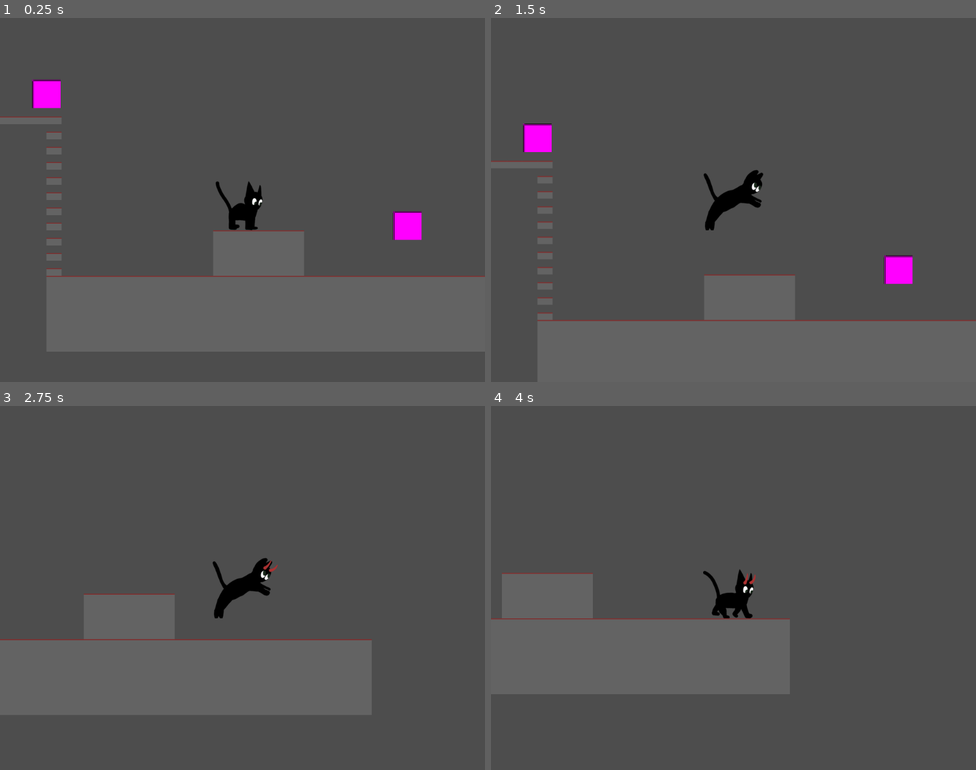
Above: before the commit, frames 1-4 (two rows, left to right).
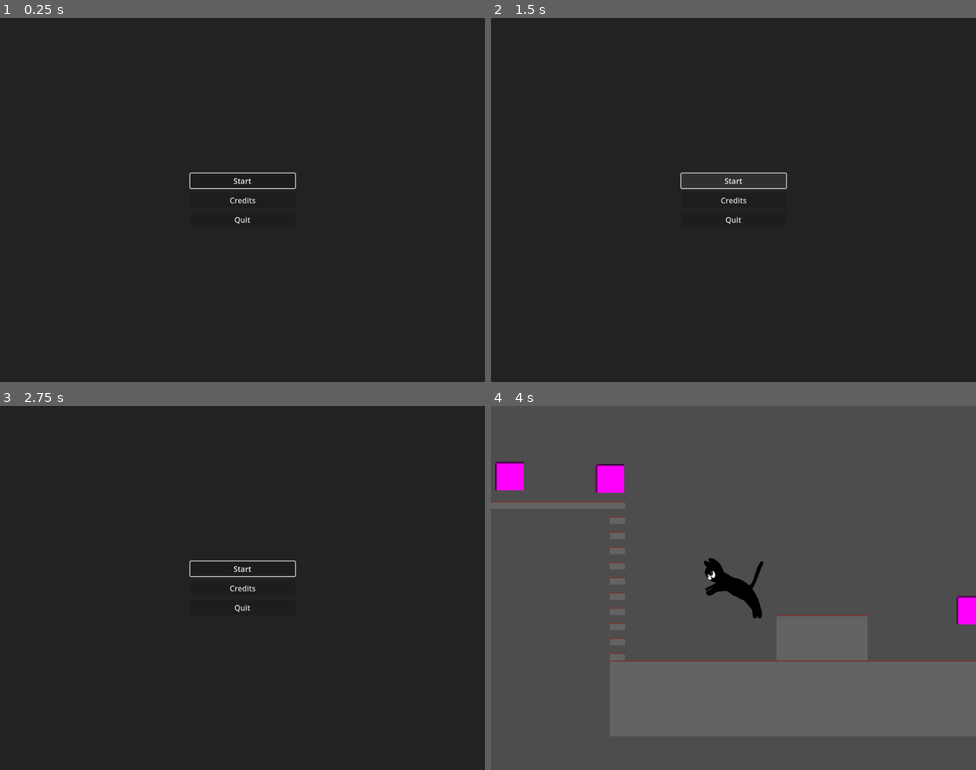
Above: after the commit, the same moments.

Repository: robchrischmidt/team-scarecrow-fear-me-gamejam
Game: Godot game, scene res://Scenes/Menus/main_menu.tscn
The game is run twice, just before and just after one commit, with the same random seed, the same clock (stepped at 60 frames per second) and the same inputs. Before the commit the project starts from res://Scenes/L1.tscn. Sound files missing from this copy of the repository are replaced by a short silence.
Inputs (mouse positions are in pixels of both pictures, inside the frame that each line leads up to):
- Up to frame 1 (0.25 s): no input
- Up to frame 2 (1.5 s): click (733, 181) at 0.5 s, where only the run after the commit has a clickable "Start"; click (733, 181) at 1.25 s, where only the run after the commit has a clickable "Start"
- Up to frame 3 (2.75 s): move the mouse to (349, 569) at 2.02 s; hold D (MoveRight) from 2.03 s (still down); tap J (Dash) at 2.1 s; click (349, 569) at 2.27 s
- Up to frame 4 (4 s): move the mouse to (636, 606) at 2.77 s; tap J (Dash) at 2.85, 3.6 s; click (636, 606) at 3.02 s; move the mouse to (782, 507) at 3.52 s; release D (MoveRight) at 3.53 s; hold A (MoveLeft) from 3.53 s (still down)

The runs differ from the first frame. In frame 1, 100% of the frame differs, in the area x 0-100%, y 0-100%; in frame 2, 100%; in frame 3, 100%; in frame 4, 3.2%.

Commit message:
MUSIC (Partly)

Diff:
--- /dev/null
+++ b/Scenes/L1.gd
@@ -0,0 +1 @@
+extends Node2D
--- a/Scenes/L1.tscn
+++ b/Scenes/L1.tscn
@@ -1,10 +1,12 @@
-[gd_scene load_steps=8 format=4 uid="uid://djxgahdmlk5yk"]
+[gd_scene load_steps=10 format=4 uid="uid://djxgahdmlk5yk"]
 
+[ext_resource type="Script" uid="uid://bmj4yr0ksda7h" path="res://Scenes/L1.gd" id="1_2osvy"]
 [ext_resource type="PackedScene" uid="uid://bl6wh4amp8ljg" path="res://Objects/Player/Player.tscn" id="1_f0cto"]
 [ext_resource type="Texture2D" uid="uid://cmy5biw3civcs" path="res://CollisionShapes.png" id="2_7kaqx"]
 [ext_resource type="PackedScene" uid="uid://1pj0kqeuwlmr" path="res://Objects/Pickups/knife.tscn" id="3_bhcnn"]
 [ext_resource type="PackedScene" uid="uid://djne5ew6vmlf7" path="res://Objects/Pickups/horns.tscn" id="3_r1lt2"]
 [ext_resource type="PackedScene" uid="uid://xg3qenbbdt7b" path="res://Objects/Pickups/eyes.tscn" id="5_rcrnv"]
+[ext_resource type="AudioStream" uid="uid://cblc6uk0e2lp3" path="res://Assets/Sound/Part 1 Loop.wav" id="6_rcrnv"]
 
 [sub_resource type="TileSetAtlasSource" id="TileSetAtlasSource_r1lt2"]
 texture = ExtResource("2_7kaqx")
@@ -35,6 +37,7 @@
 sources/1 = SubResource("TileSetAtlasSource_r1lt2")
 
 [node name="L1" type="Node2D"]
+script = ExtResource("1_2osvy")
 
 [node name="Player" parent="." instance=ExtResource("1_f0cto")]
 position = Vector2(414, 174)
@@ -50,3 +53,7 @@
 
 [node name="Eyes" parent="." instance=ExtResource("5_rcrnv")]
 position = Vector2(-212, -5)
+
+[node name="AudioStreamPlayer" type="AudioStreamPlayer" parent="."]
+stream = ExtResource("6_rcrnv")
+autoplay = true
--- a/Scenes/Main Menu.tscn
+++ /dev/null
@@ -1,3 +0,0 @@
-[gd_scene format=3 uid="uid://bv3wh4dngyoa4"]
-
-[node name="MainMenu" type="Node2D"]
--- a/Scenes/Menus/main_menu.gd
+++ b/Scenes/Menus/main_menu.gd
@@ -1,4 +1,9 @@
 extends Control
+
+@export var fade_duration : float
+@export var fade_intensity : float
+
+var audio_tween : Tween
 
 #Called when the node enters the scene tree for the first time.
 func _ready(): #puts focus on top button
@@ -9,7 +14,16 @@
 	pass
 
 func _on_start_pressed() -> void:
+	audio_tween = create_tween()
+	audio_tween.tween_method(audio_fade, 0.0, 1.0, fade_duration)
+	audio_tween.play()
+	await audio_tween.finished
+
 	get_tree().change_scene_to_file("res://Scenes/L1.tscn")
+
+func audio_fade(ratio : float):
+	%MainThemePlayer.volume_db = -fade_intensity*ratio
+
 
 func _on_credits_pressed() -> void:
 	get_tree().change_scene_to_file("res://Scenes/Menus/credits.tscn")
--- a/Scenes/Menus/main_menu.tscn
+++ b/Scenes/Menus/main_menu.tscn
@@ -1,6 +1,7 @@
-[gd_scene load_steps=2 format=3 uid="uid://csqdn2w8lw5p1"]
+[gd_scene load_steps=3 format=3 uid="uid://csqdn2w8lw5p1"]
 
 [ext_resource type="Script" uid="uid://dfnkxqgsdnb26" path="res://Scenes/Menus/main_menu.gd" id="1_7y4ns"]
+[ext_resource type="AudioStream" uid="uid://cdo8sf4lfxri2" path="res://Assets/Sound/Inspector Hound Main Theme FINAL.wav" id="2_pha2q"]
 
 [node name="Main Menu" type="Control"]
 layout_mode = 3
@@ -10,6 +11,8 @@
 grow_horizontal = 2
 grow_vertical = 2
 script = ExtResource("1_7y4ns")
+fade_duration = 3.0
+fade_intensity = 30.0
 
 [node name="Background" type="PanelContainer" parent="."]
 layout_mode = 1
@@ -56,6 +59,11 @@
 scale = Vector2(5.76666, 6.52734)
 centered = false
 
+[node name="MainThemePlayer" type="AudioStreamPlayer" parent="."]
+unique_name_in_owner = true
+stream = ExtResource("2_pha2q")
+autoplay = true
+
 [connection signal="pressed" from="VBoxContainer/Start" to="." method="_on_start_pressed"]
 [connection signal="pressed" from="VBoxContainer/Credits" to="." method="_on_credits_pressed"]
 [connection signal="pressed" from="VBoxContainer/Quit" to="." method="_on_quit_pressed"]
--- a/project.godot
+++ b/project.godot
@@ -11,7 +11,7 @@
 [application]
 
 config/name="Fear-me-gamejam"
-run/main_scene="uid://djxgahdmlk5yk"
+run/main_scene="uid://csqdn2w8lw5p1"
 config/features=PackedStringArray("4.4", "Forward Plus")
 config/icon="res://icon.svg"
 
Binary file added: Assets/Art/intro_fire.png
Not shown, added: Assets/Art/intro_fire.png.import
Not shown, changed: Assets/Sound/Inspector Hound Main Theme FINAL.wav.import
Not shown, added: Assets/Sound/Part 1 Loop.wav.import
Not shown, added: Scenes/L1.gd.uid
Not shown, added: Assets/Sound/Part 1 Loop.wav
